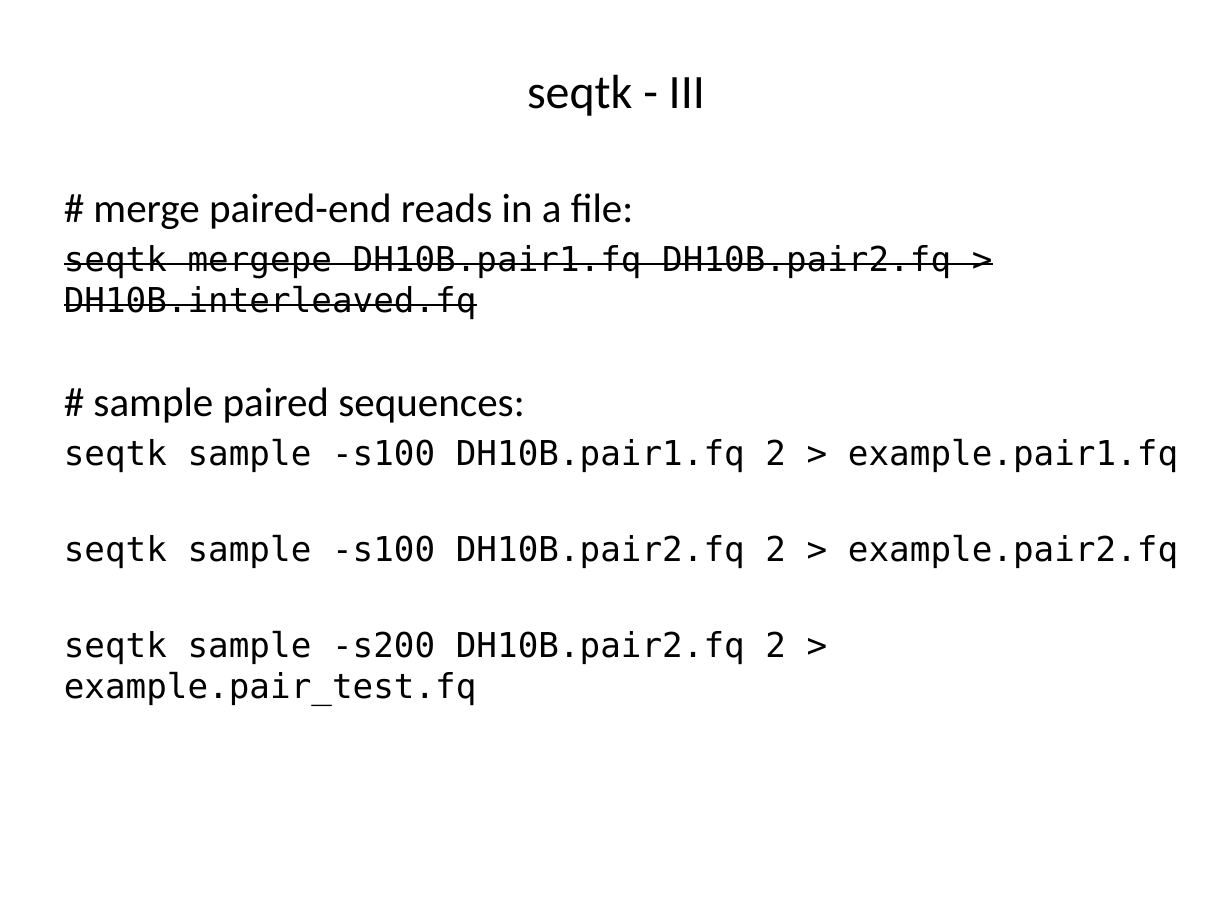
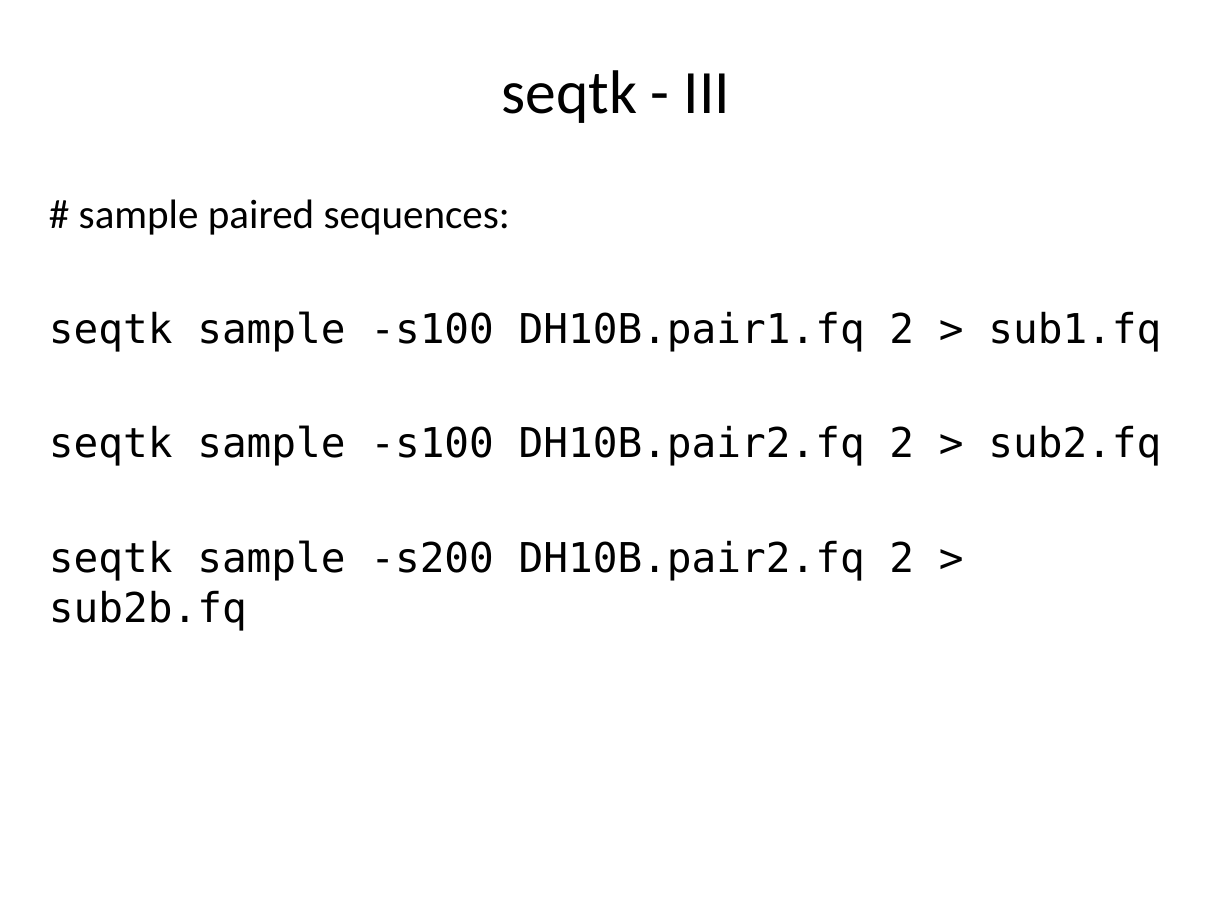
Before and after one commit to liu3zhenlab/teaching, a slide deck: slide 13 of PLPTH813Bioinformatis/2023/labs/lab04_NGS.pptx. Drawn at 1232x924 pixels with LibreOffice and Linux fonts; fonts in the diff are those of the drawing. Boxes give left, top, right and bottom in pixels: in the first picture for what was removed or moved away, otherwise in the second. Text is boxed around its words. In the diff, an @@ line names an element or a change of style, - is before the commit and + after.

```diff
--- a/PLPTH813Bioinformatis/2023/labs/lab04_NGS.pptx
+++ b/PLPTH813Bioinformatis/2023/labs/lab04_NGS.pptx
@@ title "seqtk - III" at [501,70,730,123]: size 28 to 36 pt @@
@@ text "# sample paired sequences:": place and size @@
-text "# sample paired sequences:" at [64,193,1178,706]
+text "# sample paired sequences:" at [49,199,1161,631]
@@ text at [64,193,951,320]: paragraphs removed @@
-# merge paired-end reads in a file:
-seqtk mergepe DH10B.pair1.fq DH10B.pair2.fq > DH10B.interleaved.fq
@@ text at [49,311,1161,631]: text changed; size 20 to 24 pt @@
-seqtk sample -s100 DH10B.pair1.fq 2 > example.pair1.fq
-seqtk sample -s100 DH10B.pair2.fq 2 > example.pair2.fq
-seqtk sample -s200 DH10B.pair2.fq 2 > example.pair_test.fq
+seqtk sample -s100 DH10B.pair1.fq 2 > sub1.fq
+seqtk sample -s100 DH10B.pair2.fq 2 > sub2.fq
+seqtk sample -s200 DH10B.pair2.fq 2 > sub2b.fq
```
Also in this commit, not shown: 14 other slides changed, 3 slides added, 2 slides removed, 4 other files.
